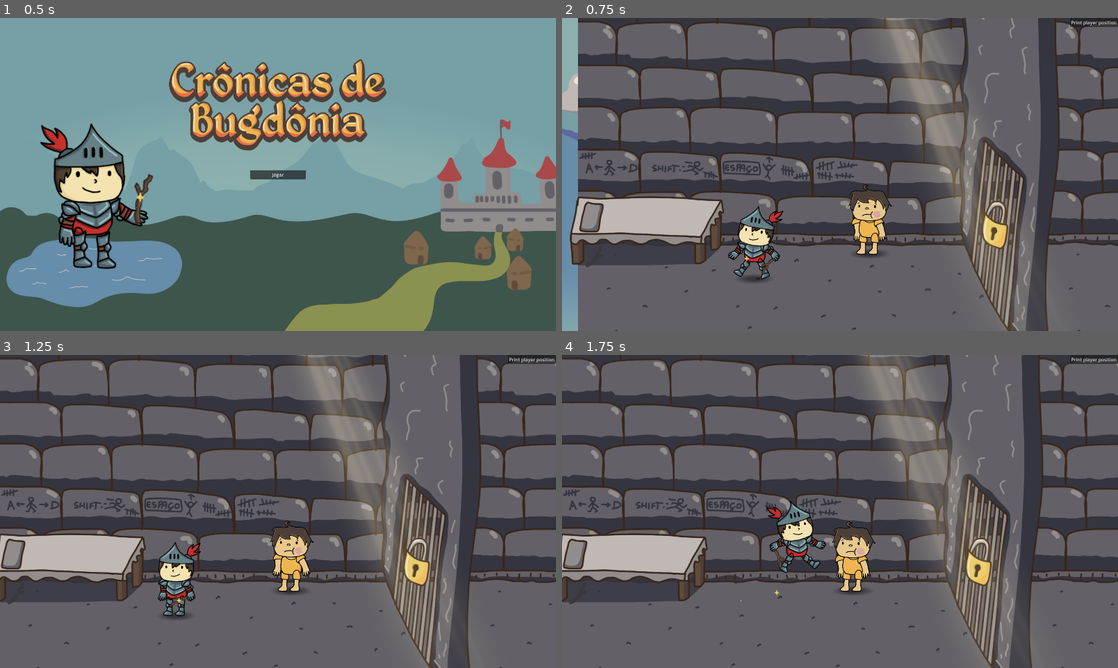
Above: before the commit, frames 1-4 (two rows, left to right).
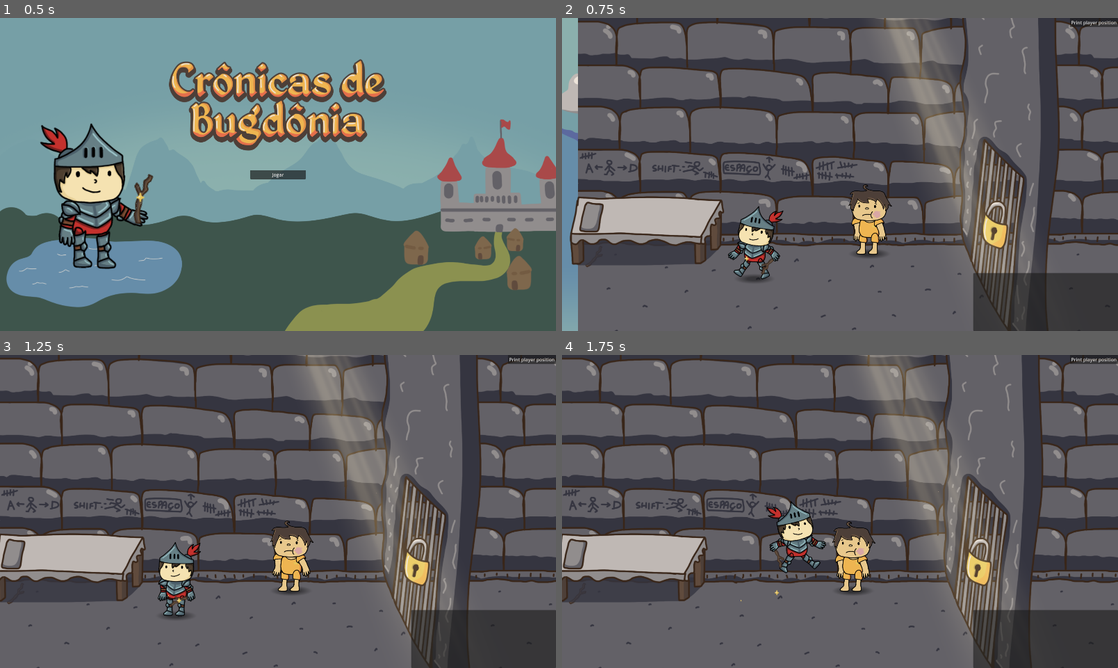
Above: after the commit, the same moments.

Repository: Caslus/cronicas-de-bugdonia
Game: Godot game, scene res://Scenes/Menu.tscn
Two runs of this game, one before a commit and one after it. Both use one fixed random seed, a clock stepped at 60 frames per second and the inputs below.
Inputs (mouse positions are in pixels of both pictures, inside the frame that each line leads up to):
- Up to frame 1 (0.5 s): no input
- Up to frame 2 (0.75 s): click "Jogar" at 0.5 s
- Up to frame 3 (1.25 s): no input
- Up to frame 4 (1.75 s): move the mouse to (979, 561) at 1.27 s; hold D (ui_right) from 1.28 s (still down); tap E (interact) at 1.35 s; click (979, 561) at 1.42 s; tap Space at 1.52 s

Frame 1 is identical in both runs. In frame 2, 4.8% of the frame differs, in the area x 74-100%, y 81-100%; in frame 3, 4.8%; in frame 4, 4.8%.

Commit message:
fix: improve ui for item pickup

Diff:
--- a/Scenes/Chapter1_1.tscn
+++ b/Scenes/Chapter1_1.tscn
@@ -60,8 +60,6 @@
 [ext_resource type="Shader" uid="uid://d4f40oblnyfg0" path="res://Shaders/shiny.gdshader" id="53_n0u5b"]
 [ext_resource type="Script" uid="uid://dy12jc5lwfsjh" path="res://Scripts/Utils/Selectable.gd" id="54_ga23o"]
 
-[sub_resource type="Theme" id="Theme_pddq8"]
-
 [sub_resource type="RectangleShape2D" id="RectangleShape2D_52hs2"]
 size = Vector2(199, 363)
 
@@ -133,6 +131,10 @@
 shader_parameter/NOISE_magnitude = 0.0
 
 [sub_resource type="CanvasTexture" id="CanvasTexture_8uo1y"]
+
+[sub_resource type="Theme" id="Theme_fcg8e"]
+
+[sub_resource type="Theme" id="Theme_pddq8"]
 
 [node name="Jailbroken!" type="Node2D"]
 
@@ -175,20 +177,6 @@
 floatingPlatform = NodePath("../Outside/FloatingPlatform")
 fallenBridge = NodePath("../Outside/FallenBridge")
 
-[node name="UI" type="CanvasLayer" parent="."]
-process_mode = 3
-
-[node name="Panel" type="Panel" parent="UI"]
-size_flags_horizontal = 3
-size_flags_vertical = 3
-metadata/_edit_use_anchors_ = true
-
-[node name="VBoxContainer" type="VBoxContainer" parent="UI/Panel"]
-layout_mode = 0
-theme = SubResource("Theme_pddq8")
-script = ExtResource("1_eo3in")
-metadata/_edit_use_anchors_ = true
-
 [node name="DevTools" parent="." instance=ExtResource("41_wpwjm")]
 visible = false
 
@@ -630,9 +618,96 @@
 [node name="SelectedManager" type="Node" parent="Player"]
 script = ExtResource("14_ub66v")
 
-[node name="InteractionManager" type="Node" parent="Player" node_paths=PackedStringArray("uiNode")]
+[node name="InteractionManager" type="Node" parent="Player"]
 script = ExtResource("15_jhb7i")
-uiNode = NodePath("../../UI")
+
+[node name="UI" type="CanvasLayer" parent="Player/InteractionManager"]
+process_mode = 3
+
+[node name="Panel" type="Panel" parent="Player/InteractionManager/UI"]
+anchors_preset = 3
+anchor_left = 1.0
+anchor_top = 1.0
+anchor_right = 1.0
+anchor_bottom = 1.0
+offset_left = -500.0
+offset_top = -200.0
+grow_horizontal = 0
+grow_vertical = 0
+size_flags_horizontal = 3
+size_flags_vertical = 3
+theme = SubResource("Theme_fcg8e")
+
+[node name="VBoxContainer" type="VBoxContainer" parent="Player/InteractionManager/UI/Panel"]
+layout_mode = 1
+anchors_preset = 15
+anchor_right = 1.0
+anchor_bottom = 1.0
+grow_horizontal = 2
+grow_vertical = 2
+theme = SubResource("Theme_pddq8")
+script = ExtResource("1_eo3in")
+
+[node name="ItemInteractionPanel" type="Panel" parent="Player/InteractionManager/UI"]
+visible = false
+anchors_preset = 8
+anchor_left = 0.5
+anchor_top = 0.5
+anchor_right = 0.5
+anchor_bottom = 0.5
+offset_left = -250.0
+offset_top = -100.0
+offset_right = 250.0
+offset_bottom = 200.0
+grow_horizontal = 2
+grow_vertical = 2
+size_flags_horizontal = 4
+size_flags_vertical = 4
+
+[node name="MarginContainer" type="MarginContainer" parent="Player/InteractionManager/UI/ItemInteractionPanel"]
+layout_mode = 1
+anchors_preset = 15
+anchor_right = 1.0
+anchor_bottom = 1.0
+grow_horizontal = 2
+grow_vertical = 2
+theme_override_constants/margin_left = 10
+theme_override_constants/margin_top = 10
+theme_override_constants/margin_right = 10
+theme_override_constants/margin_bottom = 10
+
+[node name="ItemMessageBox" type="VBoxContainer" parent="Player/InteractionManager/UI/ItemInteractionPanel/MarginContainer"]
+layout_mode = 2
+
+[node name="ItemName" type="Label" parent="Player/InteractionManager/UI/ItemInteractionPanel/MarginContainer/ItemMessageBox"]
+layout_mode = 2
+theme_override_font_sizes/font_size = 46
+text = "Item teste"
+horizontal_alignment = 1
+vertical_alignment = 1
+
+[node name="ItemDescription" type="RichTextLabel" parent="Player/InteractionManager/UI/ItemInteractionPanel/MarginContainer/ItemMessageBox"]
+layout_mode = 2
+text = "Essa é a descrição de um item utilizado para testes e será substituida assim que um item verdadeira for instanciado e uma interação ser realizada."
+fit_content = true
+
+[node name="CloseButton" type="Button" parent="Player/InteractionManager/UI/ItemInteractionPanel"]
+custom_minimum_size = Vector2(200, 0)
+layout_mode = 1
+anchors_preset = 7
+anchor_left = 0.5
+anchor_top = 1.0
+anchor_right = 0.5
+anchor_bottom = 1.0
+offset_left = -100.0
+offset_top = -40.0
+offset_right = 100.0
+offset_bottom = -9.0
+grow_horizontal = 2
+grow_vertical = 0
+size_flags_horizontal = 4
+size_flags_vertical = 4
+text = "Fechar"
 
 [node name="DialogManager" type="Node" parent="Player"]
 script = ExtResource("16_ulrca")
--- a/Scenes/poc.tscn
+++ b/Scenes/poc.tscn
@@ -184,9 +184,8 @@
 [node name="SelectedManager" type="Node" parent="Player"]
 script = ExtResource("9_kt8cb")
 
-[node name="InteractionManager" type="Node" parent="Player" node_paths=PackedStringArray("uiNode")]
+[node name="InteractionManager" type="Node" parent="Player"]
 script = ExtResource("14_m1u6v")
-uiNode = NodePath("../../UI")
 
 [node name="DialogManager" type="Node" parent="Player"]
 script = ExtResource("15_pxbtr")
--- a/Scripts/InteractionManager.gd
+++ b/Scripts/InteractionManager.gd
@@ -5,8 +5,8 @@
 @onready var camera: Camera2D = player.get_node("Camera2D")
 @onready var originalCameraZoom: Vector2 = camera.zoom
 @onready var originalCameraOffset: Vector2 = camera.offset
-
-@export var uiNode: CanvasLayer = null
+@onready var uiNode: CanvasLayer = $UI
+@onready var itemInteractionPanel: Panel = $UI/ItemInteractionPanel
 @export var zoomScale: float = 2.0
 @export var zoomSpeed: float = 0.6
 
@@ -23,21 +23,13 @@
 	var item = interactable
 	var itemName = item.get_meta("objectName")
 	var itemDescription = item.get_meta("objectDescription")
-	var itemMessageBox = VBoxContainer.new()
-	itemMessageBox.name = "ItemMessageBox"
-	var itemTitleLabel = Label.new()
-	itemTitleLabel.text = itemName
-	itemMessageBox.add_child(itemTitleLabel)
-	var itemDescriptionLabel = Label.new()
+	var itemNameLabel: Label = itemInteractionPanel.get_node("MarginContainer/ItemMessageBox/ItemName")
+	var itemDescriptionLabel: RichTextLabel = itemInteractionPanel.get_node("MarginContainer/ItemMessageBox/ItemDescription")
+	var itemCloseButton: Button = itemInteractionPanel.get_node("CloseButton")
+	itemNameLabel.text = itemName
 	itemDescriptionLabel.text = itemDescription
-	itemMessageBox.add_child(itemDescriptionLabel)
-	uiNode.add_child(itemMessageBox)
-	var timer = get_tree().create_timer(zoomSpeed + 0.5)
-	await timer.timeout
-	var itemCloseButton = Button.new()
-	itemCloseButton.text = "Pegar"
 	itemCloseButton.connect("pressed", Callable(self, "end_interaction"))
-	itemMessageBox.add_child(itemCloseButton)
+	itemInteractionPanel.visible = true
 
 func cameraZoomIn():
 	var tweenZoom = create_tween()
@@ -84,9 +76,8 @@
 	pass
 
 func end_interaction():
-	if (uiNode.has_node("ItemMessageBox")):
-		uiNode.get_node("ItemMessageBox").queue_free()
-		interactable.queue_free()
+	if interactable.get_meta("InteractionType") == "Item":
+		itemInteractionPanel.visible = false
 		emit_signal("pickup_item", interactable)
 
 	interacting = false
Not shown: 1 places in Scenes/Chapter1_1.tscn that only renumber resources
